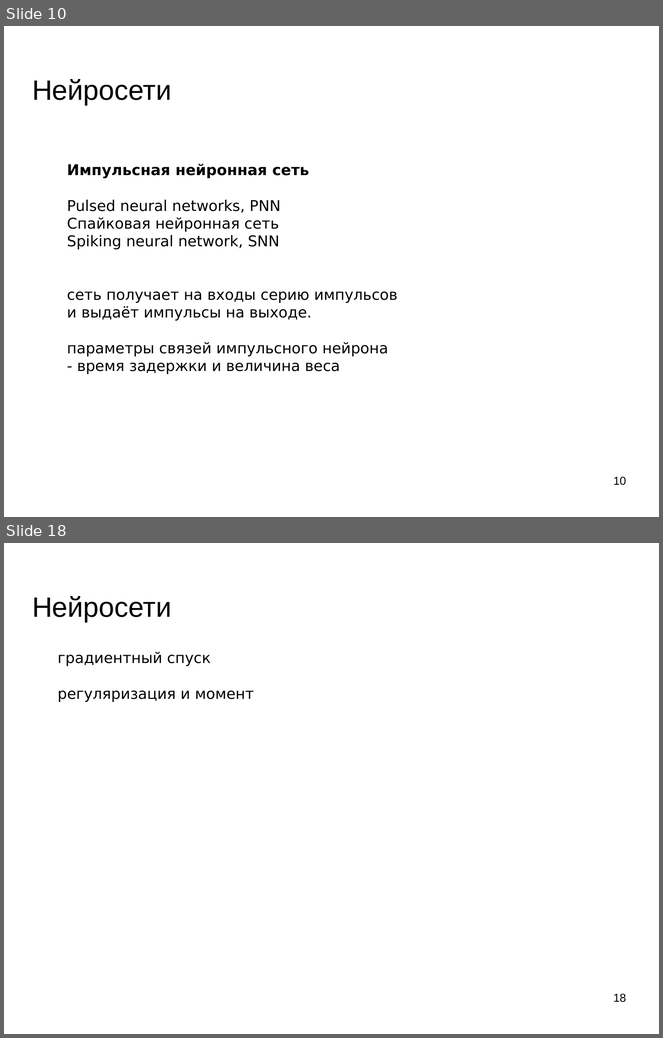
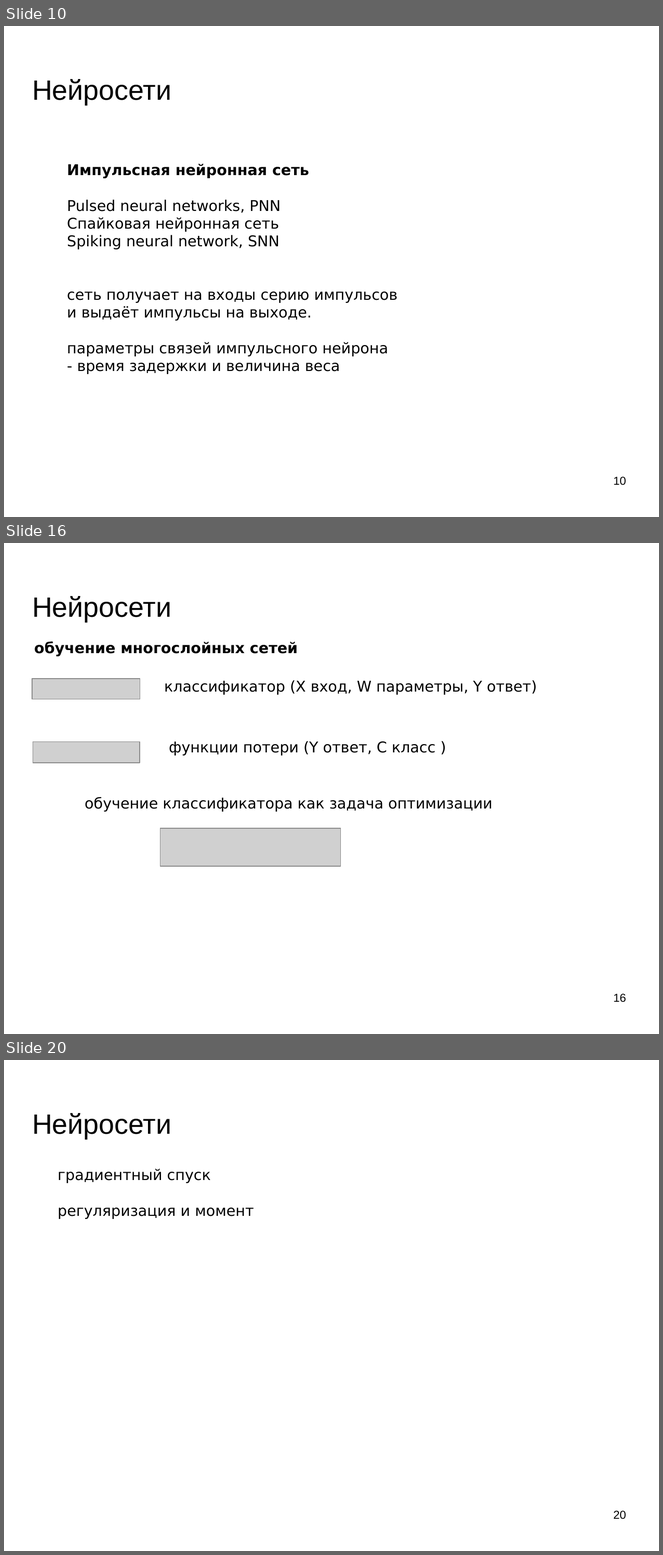
Before and after one commit to mechanoid5/ml_lectorium_legacy, a slide deck: 10-ann.odp. Shown one above the other, each under a label of ours: slides 10 and 18 before the commit, slides 10, 16 and 20 after it; the slides between them are not shown. The pictures are 663x1038 and 663x1555 pixels, drawn with LibreOffice and Linux fonts; fonts in the diff are those of the drawing; grey boxes stand for pictures; background and template pictures are left out. Boxes give left, top, right and bottom in pixels: in the first picture for what was removed or moved away, otherwise in the second. Text is boxed around its words. In the diff, an @@ line names an element or a change of style, - is before the commit and + after.

```diff
--- a/10-ann.odp
+++ b/10-ann.odp
@@ slide 16 added at [4, 543, 659, 1034], background picture (left out) @@
@@ title added at [32, 596, 171, 622], 33.9 pt, text #000000 @@
+Нейросети
@@ text added at [34, 641, 298, 656], 18 pt, text #000000, bold @@
+обучение многослойных сетей
@@ picture added at [32, 679, 140, 700] @@
@@ text added at [164, 680, 537, 695], 18 pt, text #000000 @@
+классификатор (X вход, W параметры, Y ответ)
@@ picture added at [33, 742, 140, 763] @@
@@ text added at [169, 741, 436, 756], 18 pt, text #000000 @@
+функции потери (Y ответ, С класс )
@@ text added at [85, 797, 493, 812], 18 pt, text #000000 @@
+обучение классификатора как задача оптимизации
@@ picture added at [161, 828, 341, 866] @@
@@ page number added at [613, 994, 626, 1003], 14 pt, text #000000 @@
+16
@@ what was slide 18 is now slide 20 @@
@@ page number at [613, 1511, 626, 1520]: text changed @@
-18
+20
```
Also in this commit, not shown: 7 slides changed, 3 other slides added, 3 slides removed.
